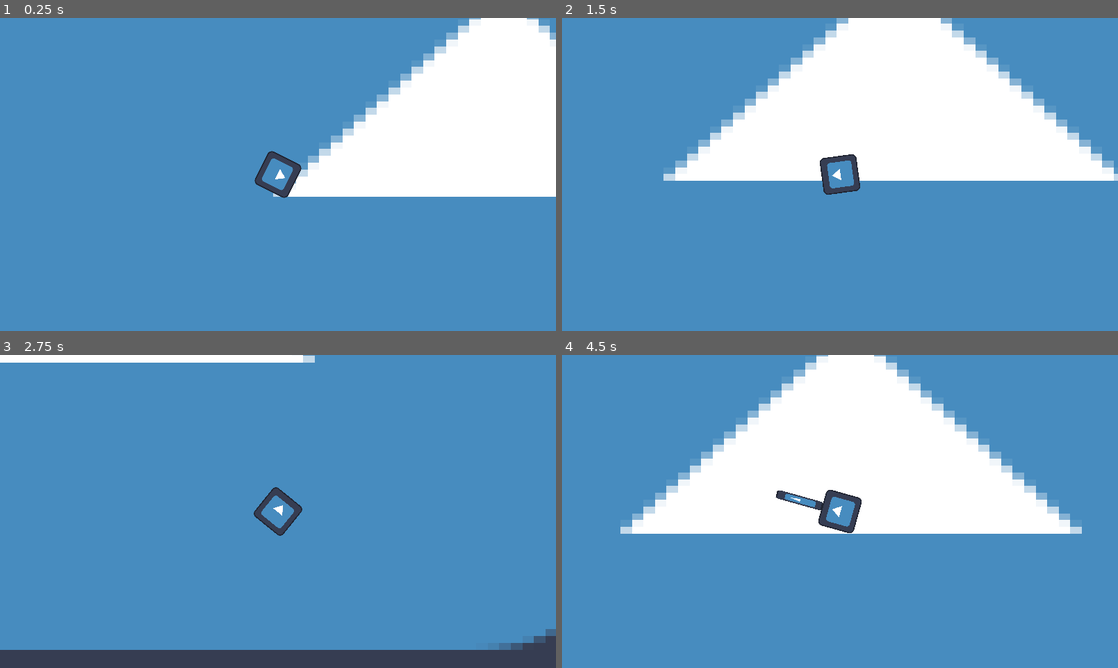
Above: before the commit, frames 1-4 (two rows, left to right).
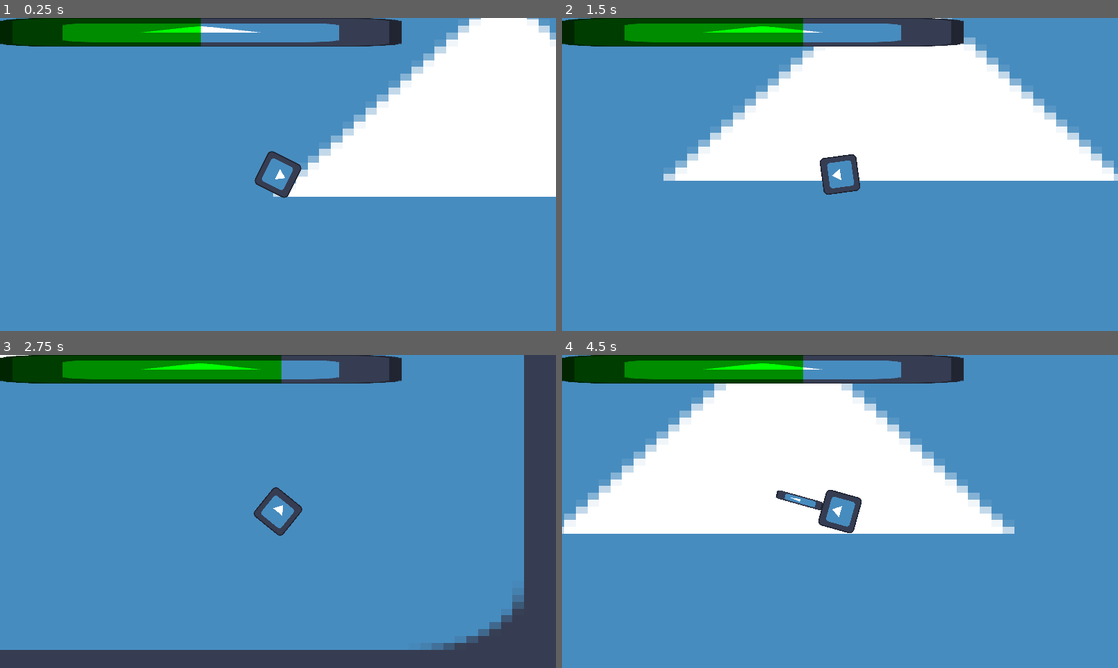
Above: after the commit, the same moments.

Repository: bigmonmulgrew/GodotJam70
Game: Godot game, scene res://Levels/DELETEMETEST.tscn
Two runs of this game, one before a commit and one after it. Both use one fixed random seed, a clock stepped at 60 frames per second and the inputs below. The engine's default icon, where the game draws it, is replaced by a stand-in: a white triangle on a blue panel in a dark square.
Inputs (mouse positions are in pixels of both pictures, inside the frame that each line leads up to):
- Up to frame 1 (0.25 s): no input
- Up to frame 2 (1.5 s): tap Enter at 0.5 s; move the mouse to (962, 158) at 0.52 s; hold D (move_right) 0.53-1.28 s; click (962, 158) at 0.6 s; right-click (962, 158) at 0.8 s; move the mouse to (728, 190) at 1.27 s; hold S (move_down) from 1.28 s (still down); right-click (728, 190) at 1.35 s
- Up to frame 3 (2.75 s): click (166, 527) at 1.55 s; move the mouse to (333, 442) at 2.02 s; release S (move_down) at 2.03 s; hold D (move_right) from 2.03 s (still down); tap Shift (defensive_action) at 2.1 s; right-click (333, 442) at 2.3 s
- Up to frame 4 (4.5 s): move the mouse to (812, 574) at 2.77 s; release D (move_right) at 2.78 s; hold W (move_up) 2.78-3.53 s; click (812, 574) at 2.85 s; move the mouse to (1006, 558) at 3.52 s; hold A (move_left) from 3.53 s (still down); right-click (1006, 558) at 3.6 s; move the mouse to (673, 464) at 4.27 s; click (673, 464) at 4.35 s

The runs differ from the first frame. In frame 1, 5.2% of the frame differs, in the area x 0-73%, y 0-10%; in frame 2, 6.3%; in frame 3, 12%; in frame 4, 19%, in the area x 0-94%, y 0-58%.

Commit message:
Updated dash component
Feels loads better now, adds a constant acceleration and stops player movement

Diff:
--- a/Levels/DELETEMETEST.tscn
+++ b/Levels/DELETEMETEST.tscn
@@ -1,9 +1,11 @@
-[gd_scene load_steps=3 format=3 uid="uid://bbmv5ka3j4o3s"]
+[gd_scene load_steps=4 format=3 uid="uid://bbmv5ka3j4o3s"]
 
 [ext_resource type="Texture2D" uid="uid://bsoah8gdmv5su" path="res://icon.svg" id="1_3p44r"]
+[ext_resource type="Script" path="res://Scripts/DELETEMETEST.gd" id="1_vmmgu"]
 [ext_resource type="PackedScene" uid="uid://bs1eddaicb0iy" path="res://Scenes/Character/character.tscn" id="2_xnnp0"]
 
 [node name="TEMPTEST" type="Node2D"]
+script = ExtResource("1_vmmgu")
 
 [node name="Icon" type="Sprite2D" parent="."]
 position = Vector2(156, 6)
@@ -11,3 +13,14 @@
 texture = ExtResource("1_3p44r")
 
 [node name="Character" parent="." instance=ExtResource("2_xnnp0")]
+
+[node name="CanvasLayer" type="CanvasLayer" parent="."]
+
+[node name="TextureProgressBar" type="TextureProgressBar" parent="CanvasLayer"]
+offset_right = 128.0
+offset_bottom = 128.0
+scale = Vector2(6.50162, 0.462049)
+value = 50.0
+texture_under = ExtResource("1_3p44r")
+texture_progress = ExtResource("1_3p44r")
+tint_progress = Color(0, 1, 0, 1)
--- a/Scenes/Character/character.tscn
+++ b/Scenes/Character/character.tscn
@@ -30,7 +30,6 @@
 max_speed = 200.0
 
 [node name="DashComponent" parent="." instance=ExtResource("5_36v8t")]
-dash_amount = 3000.0
 
 [node name="Camera2D" type="Camera2D" parent="."]
 zoom = Vector2(3, 3)
--- a/Scenes/Components/dash_component.tscn
+++ b/Scenes/Components/dash_component.tscn
@@ -7,4 +7,7 @@
 
 [node name="DashCooldownTimer" type="Timer" parent="."]
 
+[node name="DashTimer" type="Timer" parent="."]
+
 [connection signal="timeout" from="DashCooldownTimer" to="." method="_on_dash_cooldown_timer_timeout"]
+[connection signal="timeout" from="DashTimer" to="." method="_on_dash_timer_timeout"]
--- a/Scripts/Components/DashComponent.gd
+++ b/Scripts/Components/DashComponent.gd
@@ -1,7 +1,7 @@
 extends Node
 
 ## Dash speed as a float
-@export var dash_amount: float = 5000;
+@export var dash_amount: float = 900;
 ## Dash immunity time as a float
 @export var immune_time: float = 0.1
 ## Dash cooldown time in seconds as a float
@@ -11,28 +11,35 @@
 var parent_component: CharacterBody2D
 var movement_component: Node
 var cooldown_timer: Timer
+var dash_timer: Timer
 var can_dash = true
+var is_dashing = false
 
 func _ready():
 	parent_component = get_parent()
 	health_component = get_node("../HealthComponent")
 	movement_component = get_node("../UserMovementComponent")
 	cooldown_timer = $DashCooldownTimer
+	dash_timer = $DashTimer
 
 func _process(delta):
 	if Input.is_action_just_pressed("defensive_action"):
 		if can_dash:
 			_dash()
 
+
 func _dash() -> void:
 	print("dashed")
 	if health_component:
 		if parent_component:
-			var prev_max_vel = movement_component.max_speed
-			movement_component.max_speed = 100000
+			is_dashing = true
+			dash_timer.start(immune_time)
+			#var prev_max_vel = movement_component.max_speed
+			#movement_component.max_speed = 100000
 			health_component.add_immunity(immune_time)
+			movement_component.set_can_move(false)
 			parent_component.velocity = parent_component.velocity.normalized() * dash_amount
-			movement_component.max_speed = prev_max_vel
+			#movement_component.max_speed = prev_max_vel
 
 			# No more dashing ;-;
 			can_dash = false
@@ -45,3 +52,8 @@
 
 func _on_dash_cooldown_timer_timeout():
 	can_dash = true
+
+
+func _on_dash_timer_timeout():
+	is_dashing = false
+	movement_component.set_can_move(true)
--- a/Scripts/Components/UserMovementComponent.gd
+++ b/Scripts/Components/UserMovementComponent.gd
@@ -7,6 +7,7 @@
 @export var max_speed: float = 500
 
 var parent_to_move: CharacterBody2D
+var _can_move: bool = true
 
 func _ready():
 	parent_to_move = get_parent()
@@ -17,18 +18,23 @@
 
 	# Check if the parent is not null
 	if parent_to_move:
-		if horizontal == 0:
-			parent_to_move.velocity.x = 0
-		if vertical == 0:
-			parent_to_move.velocity.y = 0
-		# Add horizontal velocity and keep it in bounds
-		parent_to_move.velocity.x += horizontal * speed
-		parent_to_move.velocity.x = clamp(parent_to_move.velocity.x, -max_speed, max_speed)
+		if _can_move:
+			if horizontal == 0:
+				parent_to_move.velocity.x = 0
+			if vertical == 0:
+				parent_to_move.velocity.y = 0
+			# Add horizontal velocity and keep it in bounds
+			parent_to_move.velocity.x += horizontal * speed
+			parent_to_move.velocity.x = clamp(parent_to_move.velocity.x, -max_speed, max_speed)
 
-		parent_to_move.velocity.y += vertical * speed
-		parent_to_move.velocity.y = clamp(parent_to_move.velocity.y, -max_speed, max_speed)
+			parent_to_move.velocity.y += vertical * speed
+			parent_to_move.velocity.y = clamp(parent_to_move.velocity.y, -max_speed, max_speed)
 
-		print(parent_to_move.velocity)
+			print(parent_to_move.velocity)
 
 	else:
 		print("Parent not found for movement component")
+
+
+func set_can_move(flag: bool) -> void:
+	_can_move = flag
--- /dev/null
+++ b/Scripts/DELETEMETEST.gd
@@ -0,0 +1,14 @@
+extends Node2D
+
+@onready var player: CharacterBody2D = $Character
+@onready var health_bar: TextureProgressBar = $CanvasLayer/TextureProgressBar
+
+func _ready():
+	health_bar.max_value = player.get_node("HealthComponent").max_health
+
+func _process(delta):
+	health_bar.value = player.get_node("HealthComponent").health
+	if Input.is_action_just_pressed("right_mouse_button"):
+		player.get_node("HealthComponent").add_health(10)
+	if Input.is_action_just_pressed("left_mouse_button"):
+		player.get_node("HealthComponent").remove_health(10)
--- a/project.godot
+++ b/project.godot
@@ -58,7 +58,8 @@
 }
 right_mouse_button={
 "deadzone": 0.5,
-"events": []
+"events": [Object(InputEventMouseButton,"resource_local_to_scene":false,"resource_name":"","device":-1,"window_id":0,"alt_pressed":false,"shift_pressed":false,"ctrl_pressed":false,"meta_pressed":false,"button_mask":2,"position":Vector2(91, 15),"global_position":Vector2(95, 56),"factor":1.0,"button_index":2,"canceled":false,"pressed":true,"double_click":false,"script":null)
+]
 }
 
 [rendering]
